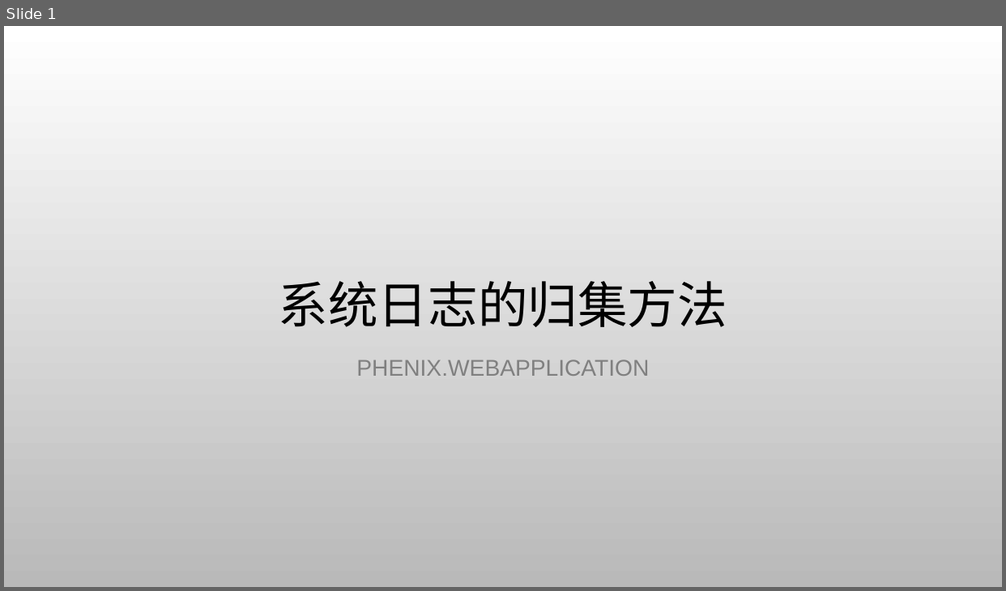
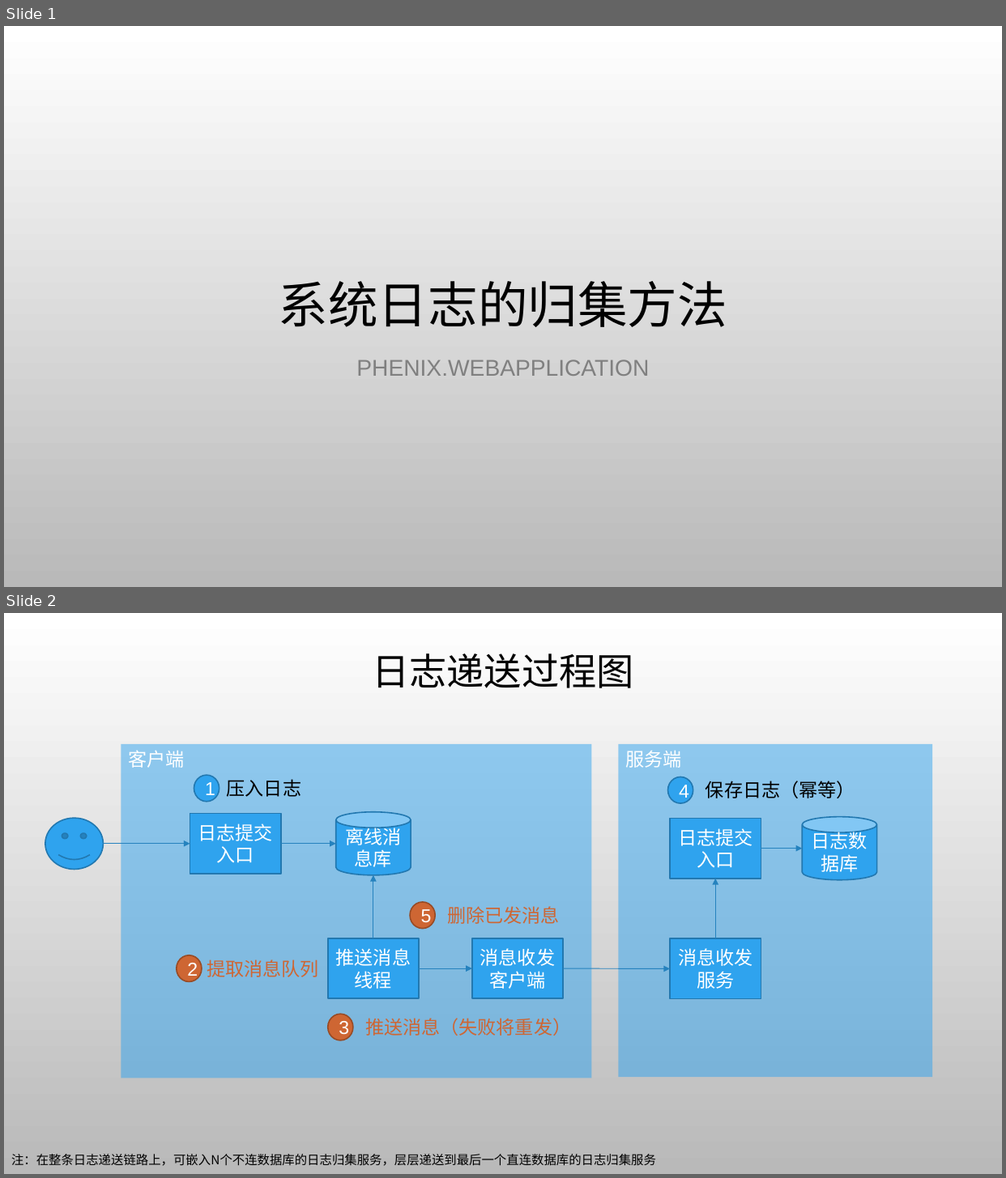
Before and after one commit to phenixiii/Phenix.NET7, a slide deck: Phenix.Extensions/Phenix.WebApplication/Phenix.WebApplication.用EventLogController归集系统日志.pptx. Shown one above the other, each under a label of ours: slide 1 before the commit, slides 1 and 2 after it. The pictures are 1006x591 and 1006x1178 pixels, drawn with LibreOffice and Linux fonts; fonts in the diff are those of the drawing; background and template pictures are left out. Boxes give left, top, right and bottom in pixels: in the first picture for what was removed or moved away, otherwise in the second. Text is boxed around its words. In the diff, an @@ line names an element or a change of style, - is before the commit and + after.

```diff
--- a/Phenix.Extensions/Phenix.WebApplication/Phenix.WebApplication.用EventLogController归集系统日志.pptx
+++ b/Phenix.Extensions/Phenix.WebApplication/Phenix.WebApplication.用EventLogController归集系统日志.pptx
@@ slide 2 added at box(4, 613, 1002, 1174), background picture (left out) @@
@@ title added at box(372, 653, 633, 688), 36 pt, text #000000 @@
+日志递送过程图
@@ rectangle added at box(121, 744, 592, 1079), fill #2FA3EE at 50% opacity, 18 pt, text #FFFFFF @@
+客户端
@@ rectangle added at box(619, 744, 933, 1077), fill #2FA3EE at 50% opacity, 18 pt, text #FFFFFF @@
+服务端
@@ ellipse added at box(194, 776, 219, 802), fill #2FA3EE, outline #2379B0 1.25 pt, 18 pt, text #FFFFFF @@
+1
@@ text added at box(227, 779, 301, 797), 18 pt, text #000000 @@
+压入日志
@@ ellipse added at box(668, 777, 693, 803), fill #2FA3EE, outline #2379B0 1.25 pt, 18 pt, text #FFFFFF @@
+4
@@ text added at box(705, 781, 855, 798), 18 pt, text #000000 @@
+保存日志（幂等）
@@ smiley face added at box(45, 818, 103, 870), fill #2FA3EE, outline #2379B0 1.25 pt @@
@@ rectangle added at box(189, 814, 281, 874), fill #2FA3EE, outline #2379B0 1.25 pt, 18 pt, text #FFFFFF @@
+日志提交入口
@@ cylinder added at box(335, 812, 411, 875), fill #2FA3EE, outline #2379B0 1.25 pt, 18 pt, text #FFFFFF @@
+离线消息库
@@ rectangle added at box(671, 818, 761, 878), fill #2FA3EE, outline #2379B0 1.25 pt, 18 pt, text #FFFFFF @@
+日志提交入口
@@ cylinder added at box(802, 816, 877, 880), fill #2FA3EE, outline #2379B0 1.25 pt, 18 pt, text #FFFFFF @@
+日志数据库
@@ arrow added from (104, 844) to (189, 844), #2683BF 0.75 pt @@
@@ arrow added from (281, 844) to (335, 844), #2683BF 0.75 pt @@
@@ arrow added from (761, 849) to (802, 849), #2683BF 0.75 pt @@
@@ arrow added from (373, 939) to (373, 875), #2683BF 0.75 pt @@
@@ arrow added from (716, 939) to (716, 879), #2683BF 0.75 pt @@
@@ ellipse added at box(410, 902, 435, 928), fill #CE6633, outline #984B26 1.25 pt, 18 pt, text #FFFFFF @@
+5
@@ text added at box(447, 906, 560, 924), 18 pt, text #CE6633 @@
+删除已发消息
@@ rectangle added at box(328, 939, 420, 999), fill #2FA3EE, outline #2379B0 1.25 pt, 18 pt, text #FFFFFF @@
+推送消息线程
@@ rectangle added at box(472, 939, 563, 999), fill #2FA3EE, outline #2379B0 1.25 pt, 18 pt, text #FFFFFF @@
+消息收发客户端
@@ rectangle added at box(671, 939, 761, 999), fill #2FA3EE, outline #2379B0 1.25 pt, 18 pt, text #FFFFFF @@
+消息收发服务
@@ ellipse added at box(177, 956, 202, 982), fill #CE6633, outline #984B26 1.25 pt, 18 pt, text #FFFFFF @@
+2
@@ text added at box(206, 960, 319, 977), 18 pt, text #CE6633 @@
+提取消息队列
@@ arrow added from (419, 969) to (472, 969), #2683BF 0.75 pt @@
@@ arrow added from (563, 969) to (671, 969), #2683BF 0.75 pt @@
@@ ellipse added at box(328, 1014, 354, 1041), fill #CE6633, outline #984B26 1.25 pt, 18 pt, text #FFFFFF @@
+3
@@ text added at box(365, 1018, 571, 1036), 18 pt, text #CE6633 @@
+推送消息（失败将重发）
@@ text added at box(11, 1154, 656, 1166), 12 pt, text #000000 @@
+注：在整条日志递送链路上，可嵌入N个不连数据库的日志归集服务，层层递送到最后一个直连数据库的日志归集服务
```
Also in this commit, not shown: 3 slides changed, 18 other files.
